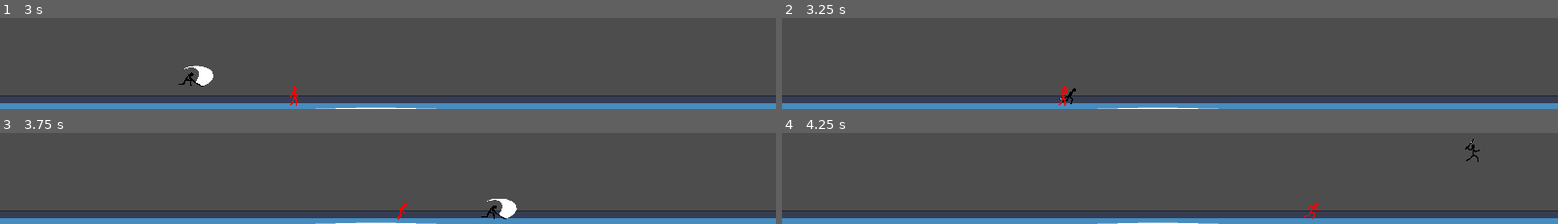
Above: before the commit, frames 1-4 (two rows, left to right).
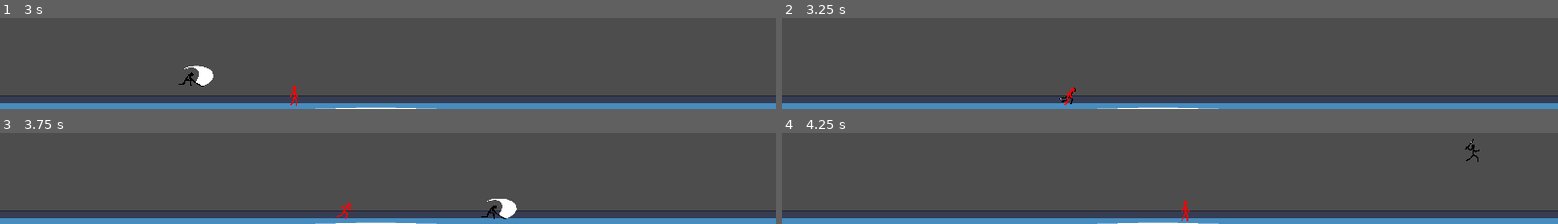
Above: after the commit, the same moments.

Repository: tyomhak/RedEyeSamurai-gd
Game: Godot game, scene res://scenes/levels/test_level.tscn
Two runs of this game, one before a commit and one after it. Both use one fixed random seed, a clock stepped at 60 frames per second and the inputs below. The engine's default icon, where the game draws it, is replaced by a stand-in: a white triangle on a blue panel in a dark square.
Inputs (mouse positions are in pixels of both pictures, inside the frame that each line leads up to):
- Up to frame 1 (3 s): tap Enter at 0.5 s; move the mouse to (outside the picture) at 0.52 s; hold D (right) 0.53-2.03 s; click (outside the picture) at 0.6 s; tap Space (jump) at 0.77, 1.52 s; move the mouse to (outside the picture) at 1.27 s; click (outside the picture) at 1.35 s; tap R (restart) at 2, 2.75 s; move the mouse to (outside the picture) at 2.02 s; hold A (left) 2.03-2.78 s; click (outside the picture) at 2.1 s; move the mouse to (outside the picture) at 2.77 s; hold D (right) from 2.78 s (still down); click (outside the picture) at 2.85 s
- Up to frame 2 (3.25 s): keep holding D (right); tap Space (jump) at 3.02 s
- Up to frame 3 (3.75 s): keep holding D (right); move the mouse to (outside the picture) at 3.52 s; click (outside the picture) at 3.6 s
- Up to frame 4 (4.25 s): keep holding D (right); tap Space (jump) at 3.77 s

Frame 1 is identical in both runs. In frame 2, 0.1% of the frame differs, in the area x 35-38%, y 74-97%; in frame 3, 0.2%; in frame 4, 0.2%, in the area x 51-70%, y 74-97%.
Error after the commit: Invalid call. Nonexistent function 'look_direction' in base 'CharacterBody2D (BasicEnemy)'. (res://src/combat/AI/EnemyFSMStates/EnemyChasing.gd:32)

Commit message:
Add Enemy looking direction at player.

Diff:
--- a/src/combat/AI/EnemyFSMStates/EnemyAttack.gd
+++ b/src/combat/AI/EnemyFSMStates/EnemyAttack.gd
@@ -19,9 +19,12 @@
 func update(_delta: float):
 	super(_delta)
 
-	if (charBody.to_local(charBody.player.global_position).length() > attack_distance):
+	var to_target = charBody.to_local(charBody.player.global_position)
+	if (to_target.length() > attack_distance):
 		return transition_to("EnemyChasing")
 
 func hit_player():
+	var to_target = charBody.to_local(charBody.player.global_position)
+	charBody.look_direction(to_target)
 	anim.play("attack")
 	attackNode.attack()
--- a/src/combat/AI/EnemyFSMStates/EnemyChasing.gd
+++ b/src/combat/AI/EnemyFSMStates/EnemyChasing.gd
@@ -29,5 +29,6 @@
 	charBody.velocity = direction * run_speed
 	charBody.velocity.y = 0
 
+	charBody.look_direction(direction)
 	charBody.move_and_slide()
 	pass
